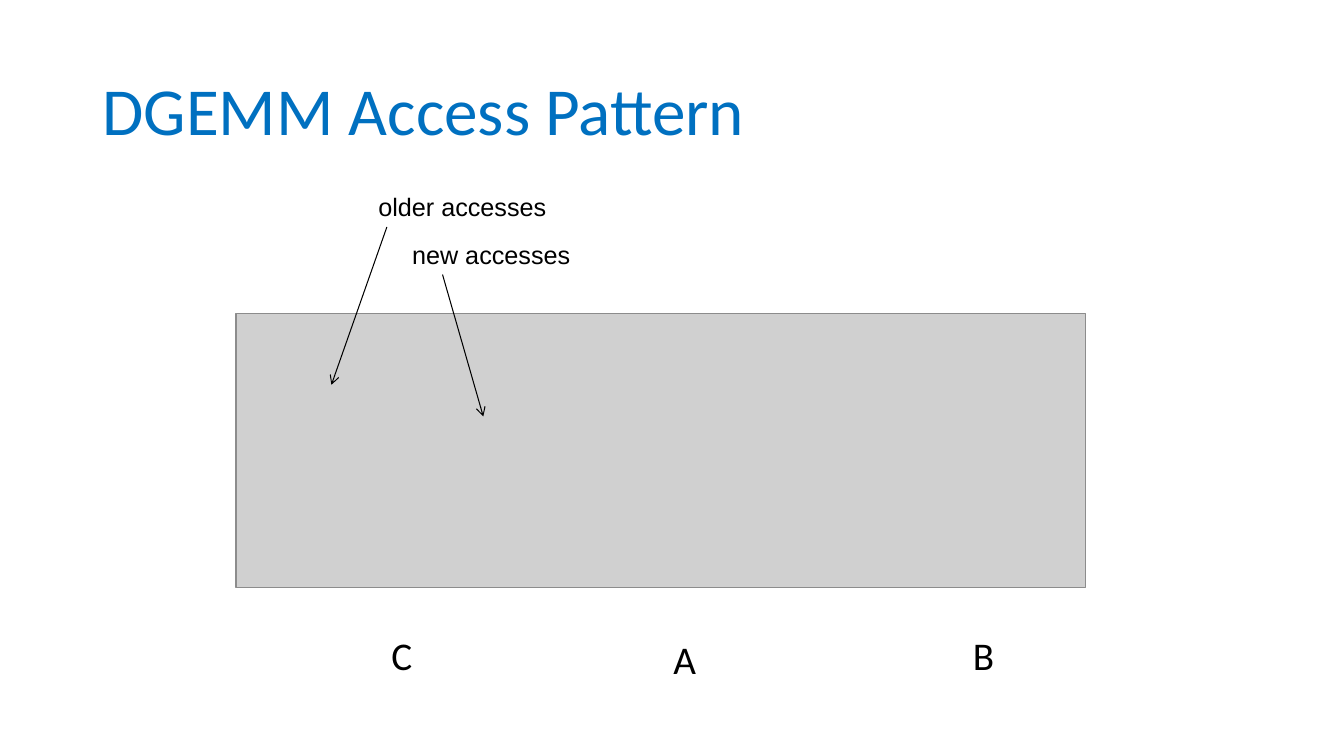
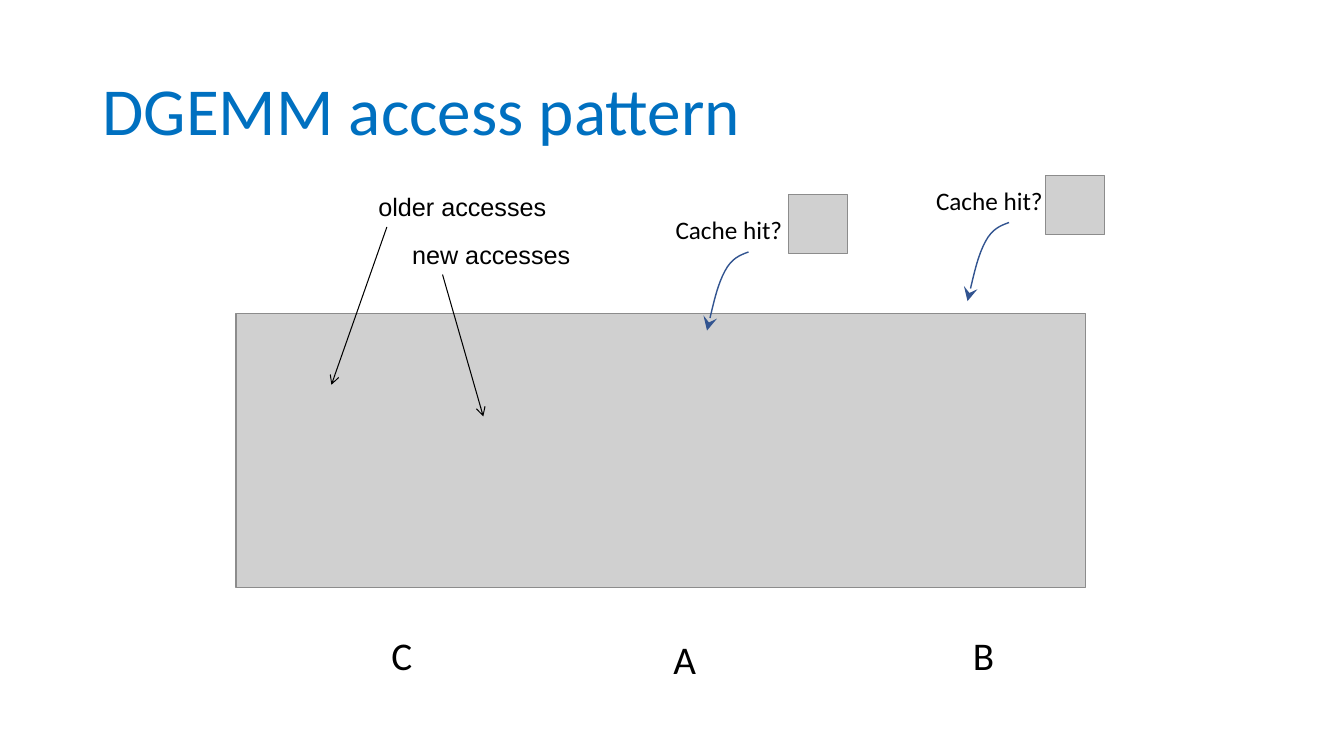
Before and after one commit to NYU-CSO/nyu-cso.github.io, a slide deck: slide 35 of notes/arch-mem.pptx (slide 34 before the commit). Drawn at 1344x756 pixels with LibreOffice and Linux fonts; fonts in the diff are those of the drawing; grey boxes stand for pictures. Boxes give left, top, right and bottom in pixels: in the first picture for what was removed or moved away, otherwise in the second. Text is boxed around its words. In the diff, an @@ line names an element or a change of style, - is before the commit and + after.

```diff
--- a/notes/arch-mem.pptx
+++ b/notes/arch-mem.pptx
@@ title at [102, 91, 740, 146]: text changed @@
-DGEMM Access Pattern
+DGEMM access pattern
@@ picture added at [1047, 175, 1105, 234] @@
@@ picture added at [788, 195, 847, 253] @@
@@ text added at [936, 192, 1043, 210], 18 pt, text #000000 @@
+Cache hit?
@@ text added at [676, 221, 782, 239], 18 pt, text #000000 @@
+Cache hit?
@@ freeform shape added at [968, 223, 1009, 301], outline #325491 1 pt @@
@@ freeform shape added at [707, 252, 748, 331], outline #325491 1 pt @@
```
Also in this commit, not shown: 21 other slides changed, 4 slides added, 3 slides removed, 1 other file.
